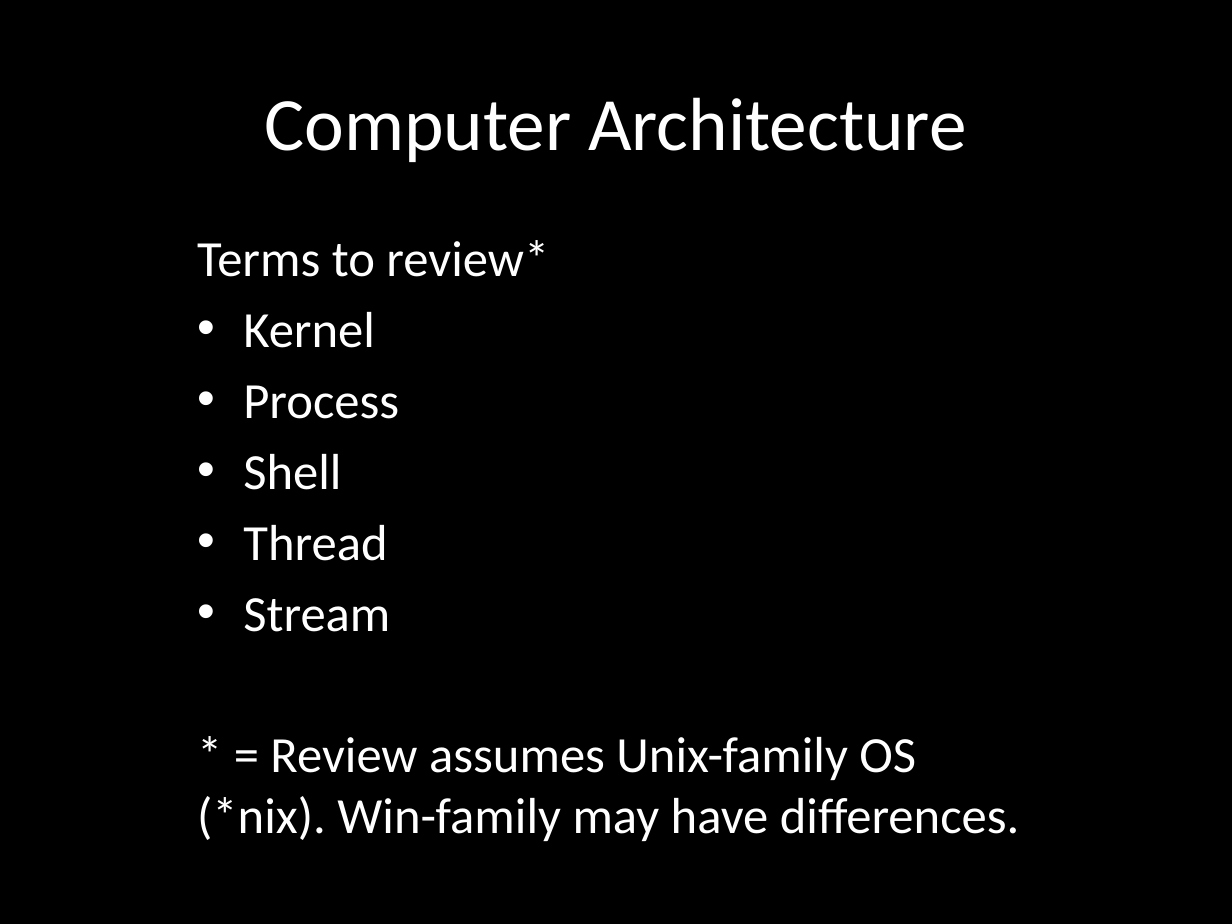
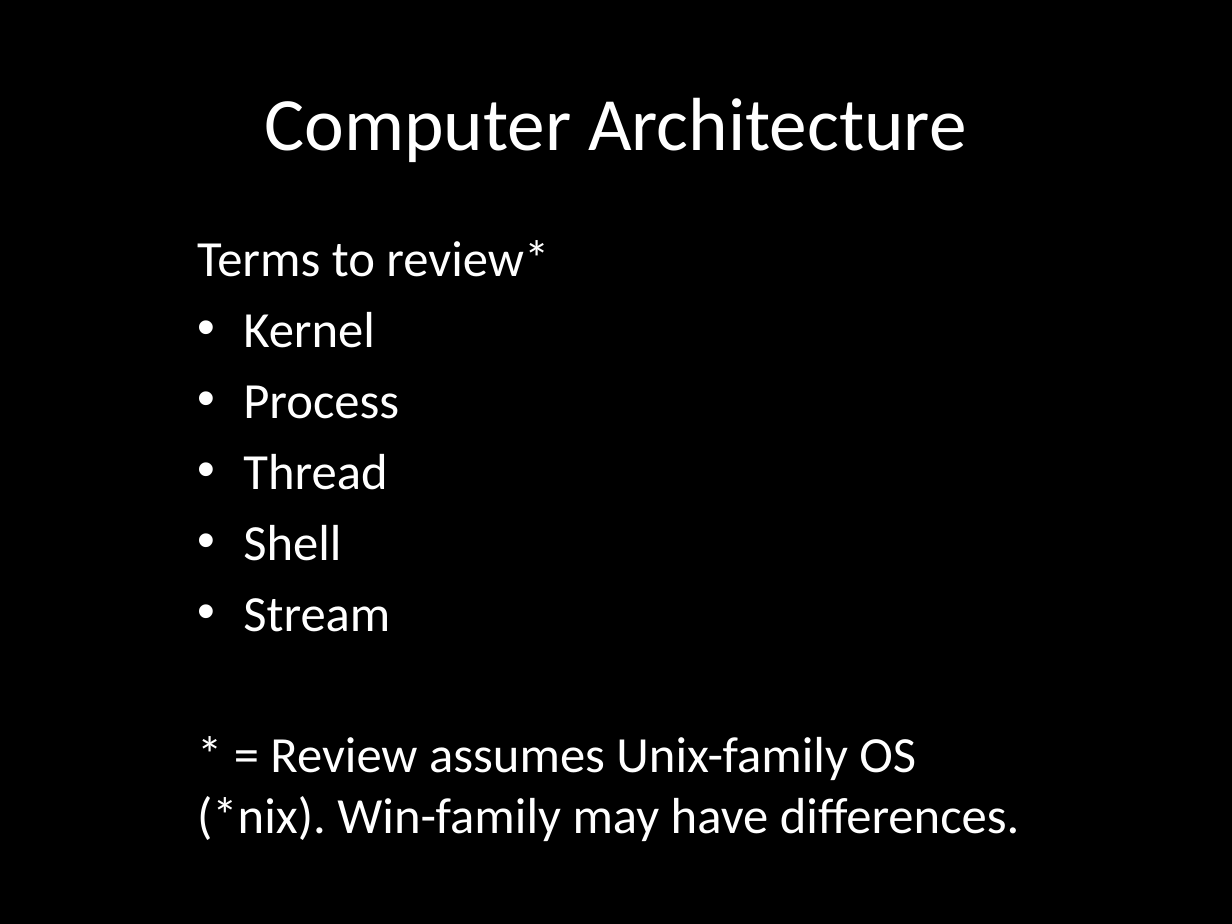
Before and after one commit to eliasjames/training-node, a slide deck: slide 7 of slides/Node Slides Day 1.pptx. Drawn at 1232x924 pixels with LibreOffice and Linux fonts; fonts in the diff are those of the drawing. Boxes give left, top, right and bottom in pixels: in the first picture for what was removed or moved away, otherwise in the second. Text is boxed around its words. In the diff, an @@ line names an element or a change of style, - is before the commit and + after.

```diff
--- a/slides/Node Slides Day 1.pptx
+++ b/slides/Node Slides Day 1.pptx
@@ subtitle at (243,454,387,490): paragraph added @@
+• Thread
@@ subtitle at (243,525,387,561): paragraph removed @@
-• Thread
```
Also in this commit, not shown: 2 other slides changed, 1 slide added.
